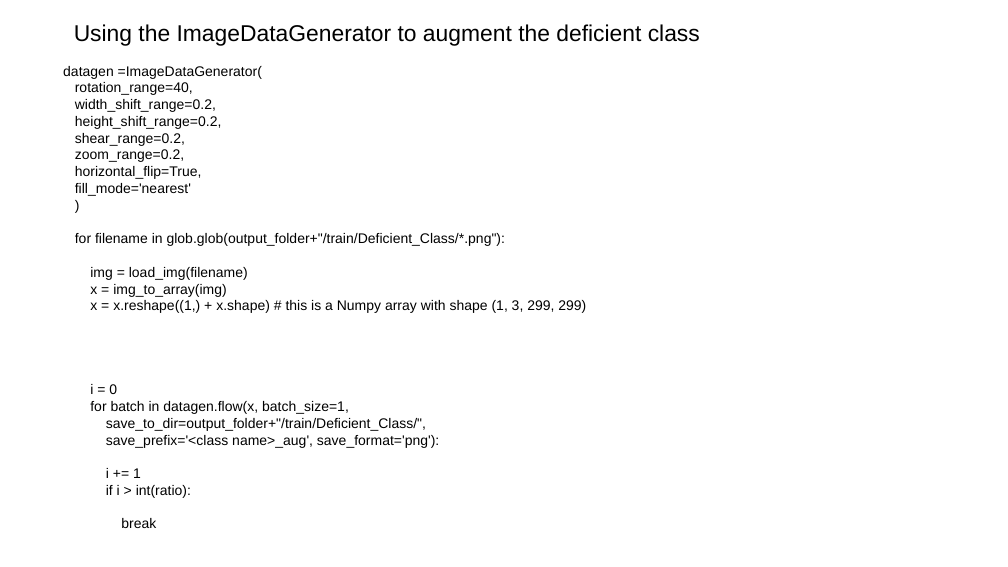
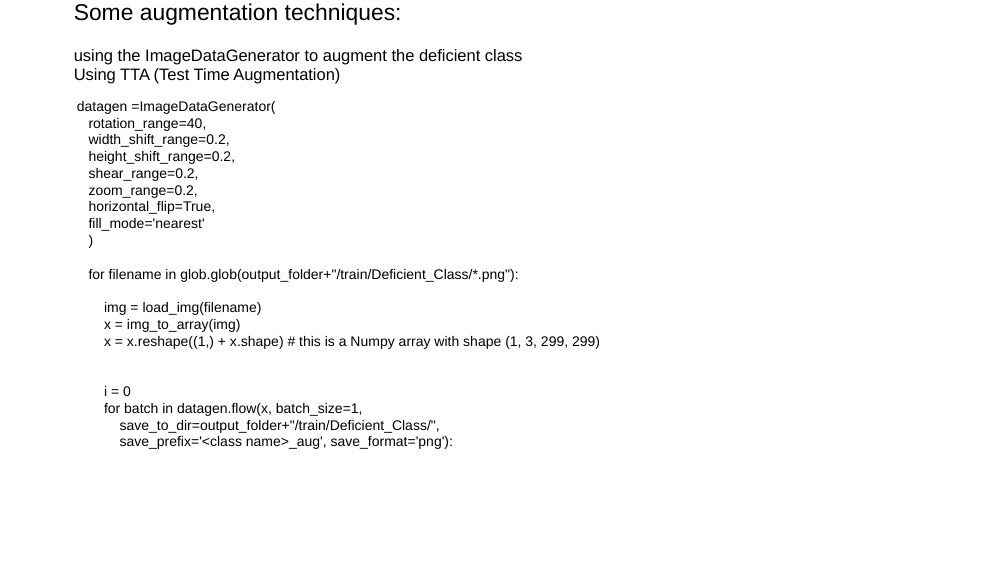
Before and after one commit to anirbankonar123/ComputerVisionBlog, a slide deck: slide 8 of ComputerVision-Blog.odp. Drawn at 1008x567 pixels with LibreOffice and Linux fonts; fonts in the diff are those of the drawing. Boxes give left, top, right and bottom in pixels: in the first picture for what was removed or moved away, otherwise in the second. Text is boxed around its words. In the diff, an @@ line names an element or a change of style, - is before the commit and + after.

```diff
--- a/ComputerVision-Blog.odp
+++ b/ComputerVision-Blog.odp
@@ text at (74, 3, 523, 84): text changed; size 18 to 13 pt @@
-Using the ImageDataGenerator to augment the deficient class
+Some augmentation techniques:
+using the ImageDataGenerator to augment the deficient class
+Using TTA (Test Time Augmentation)
@@ text "datagen =ImageDataGenerator(": place and size @@
-text "datagen =ImageDataGenerator(" at (63, 66, 586, 528)
+text "datagen =ImageDataGenerator(" at (77, 101, 600, 449)
@@ text at (106, 468, 191, 528): paragraphs removed @@
-i += 1
-if i > int(ratio):
-break
```
Also in this commit, not shown: 6 other slides changed, 1 slide added.
